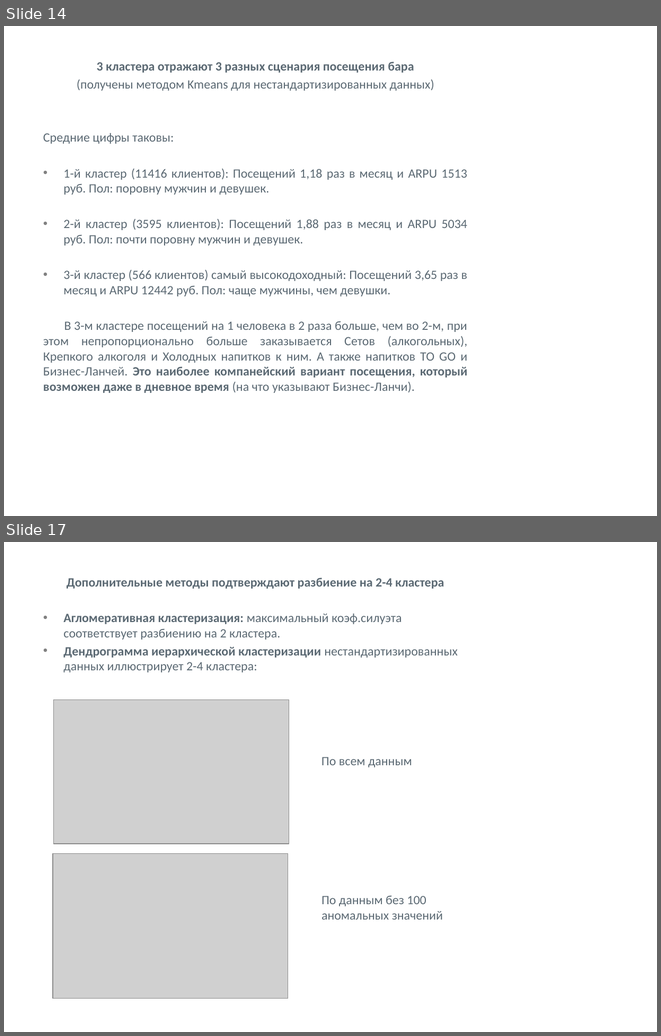
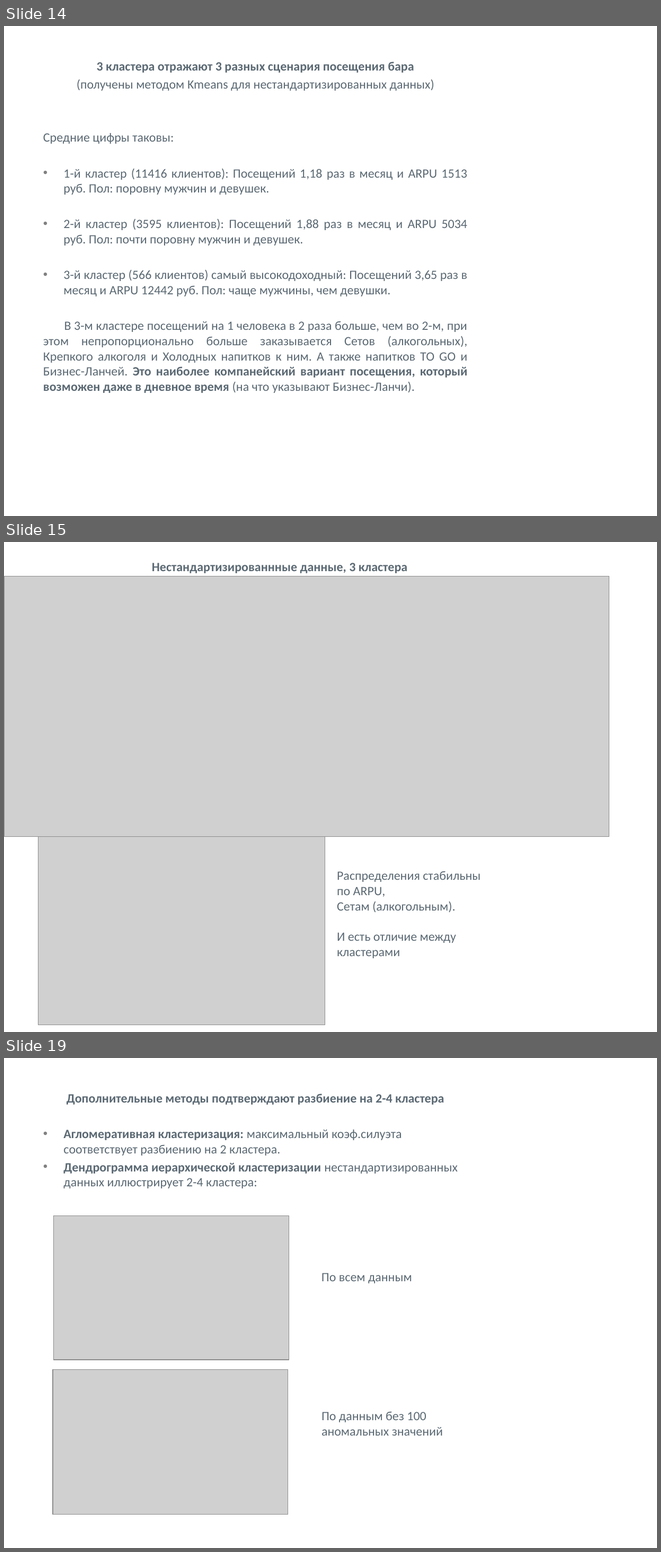
Before and after one commit to Viktoriia2020/Viktoriia, a slide deck: Презентация проекта.pptx. Shown one above the other, each under a label of ours: slides 14 and 17 before the commit, slides 14, 15 and 19 after it; the slides between them are not shown. The pictures are 661x1036 and 661x1552 pixels, drawn with LibreOffice and Linux fonts; fonts in the diff are those of the drawing; grey boxes stand for pictures; background and template pictures are left out. Boxes give left, top, right and bottom in pixels: in the first picture for what was removed or moved away, otherwise in the second. Text is boxed around its words. In the diff, an @@ line names an element or a change of style, - is before the commit and + after.

```diff
--- a/Презентация проекта.pptx
+++ b/Презентация проекта.pptx
@@ slide 15 added at <box>4,542,657,1032</box>, background #FFFFFF @@
@@ text added at <box>152,563,407,573</box>, 14 pt, text #5B6973, bold @@
+Нестандартизированнные данные, 3 кластера
@@ picture added at <box>5,576,609,837</box> @@
@@ picture added at <box>38,837,325,1024</box> @@
@@ text added at <box>337,871,480,958</box>, 14 pt, text #5B6973 @@
+Распределения стабильны
+по ARPU,
+Сетам (алкогольным).
+И есть отличие между кластерами
@@ what was slide 17 is now slide 19 @@
```
Also in this commit, not shown: 3 slides changed, 1 other slide added.
